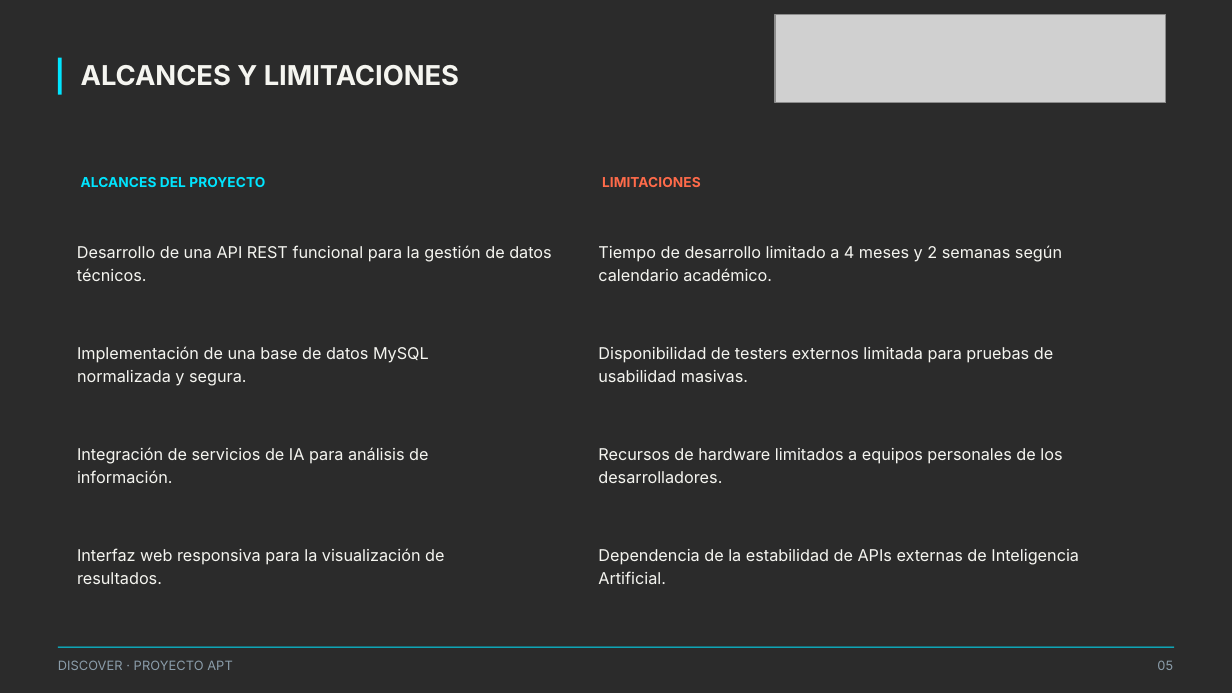
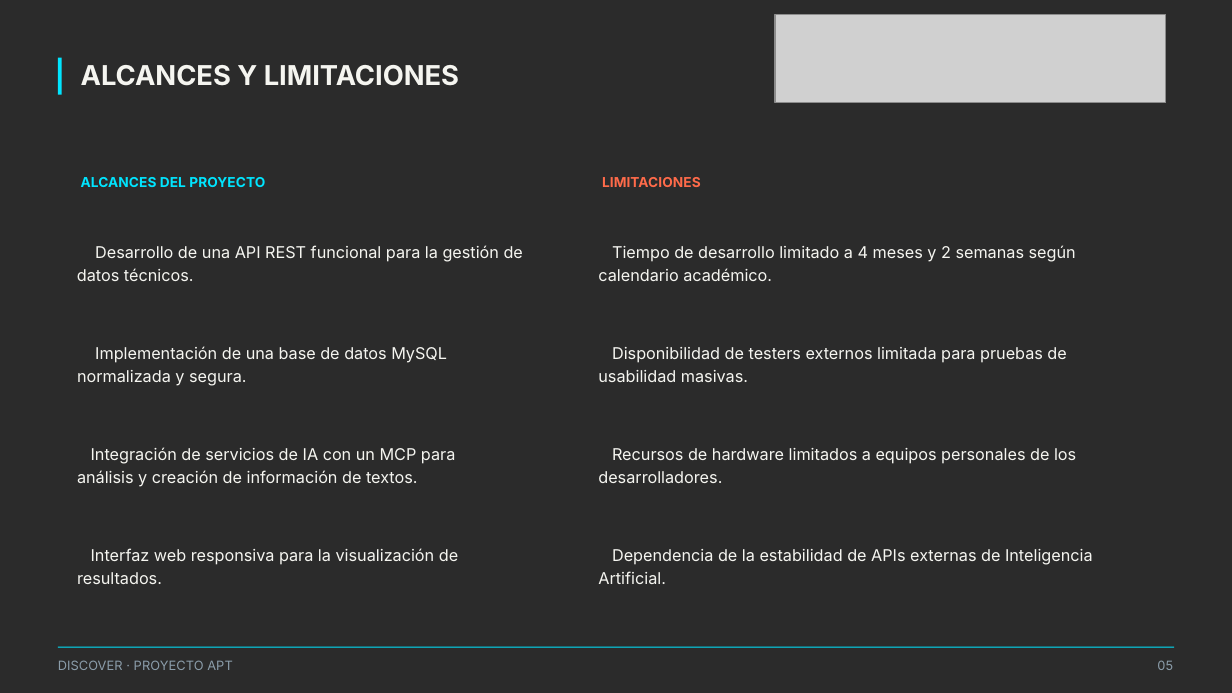
Before and after one commit to Jordanopoque/Discover, a slide deck: slide 5 of Fase 1/Evidencias Grupales/Presentación Proyecto.pptx. Drawn at 1232x693 pixels with LibreOffice and Linux fonts; fonts in the diff are those of the drawing; grey boxes stand for pictures; background and template pictures are left out; a plain dark background stands for a picture behind light text. Boxes give left, top, right and bottom in pixels: in the first picture for what was removed or moved away, otherwise in the second. Text is boxed around its words. In the diff, an @@ line names an element or a change of style, - is before the commit and + after.

```diff
--- a/Fase 1/Evidencias Grupales/Presentación Proyecto.pptx
+++ b/Fase 1/Evidencias Grupales/Presentación Proyecto.pptx
@@ text "Desarrollo de una API REST ..." rewrapped from (77, 245, 551, 281) to (77, 245, 523, 281) @@
@@ 3 texts: place and size @@
-3 texts at (77, 245, 1062, 386)
+3 texts at (77, 245, 1076, 386)
@@ text at (77, 447, 455, 487): text changed @@
-Integración de servicios de IA para análisis de información.
+Integración de servicios de IA con un MCP para análisis y creación de información de textos.
@@ text "Recursos de hardware limitados a ..." rewrapped from (598, 448, 1062, 483) to (612, 448, 1076, 464) @@
@@ text "Interfaz web responsiva para la ..." rewrapped from (77, 548, 444, 584) to (77, 548, 458, 584) @@
@@ text "Dependencia de la estabilidad de ..." rewrapped from (598, 549, 1079, 584) to (612, 549, 1093, 565) @@
```
Also in this commit, not shown: 5 other slides changed, 1 other file.
